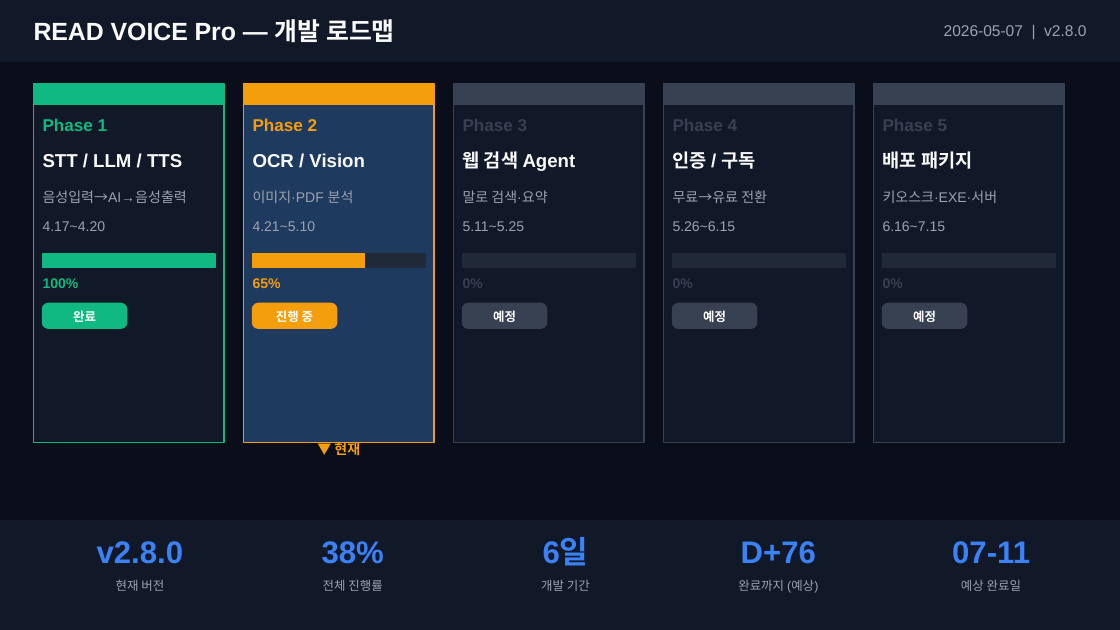
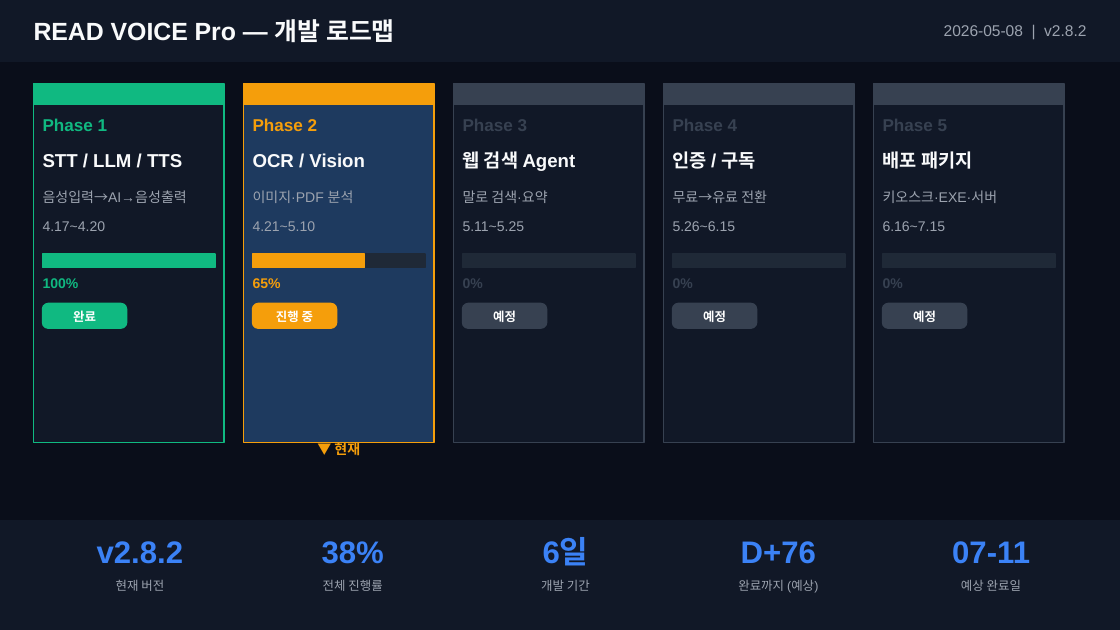
Before and after one commit to nantashin/readvoice-mvp, a slide deck: slide 1 of docs/daily-reports/roadmap_20260508.pptx. Drawn at 1120x630 pixels with LibreOffice and Linux fonts; fonts in the diff are those of the drawing. Boxes give left, top, right and bottom in pixels: in the first picture for what was removed or moved away, otherwise in the second. Text is boxed around its words. In the diff, an @@ line names an element or a change of style, - is before the commit and + after.

```diff
--- a/docs/daily-reports/roadmap_20260508.pptx
+++ b/docs/daily-reports/roadmap_20260508.pptx
@@ text at (944,25,1086,36): text changed @@
-2026-05-07 | v2.8.0
+2026-05-08 | v2.8.2
@@ text at (97,541,184,564): text changed @@
-v2.8.0
+v2.8.2
```
Also in this commit, not shown: 1 other slide changed, 2 other files.
